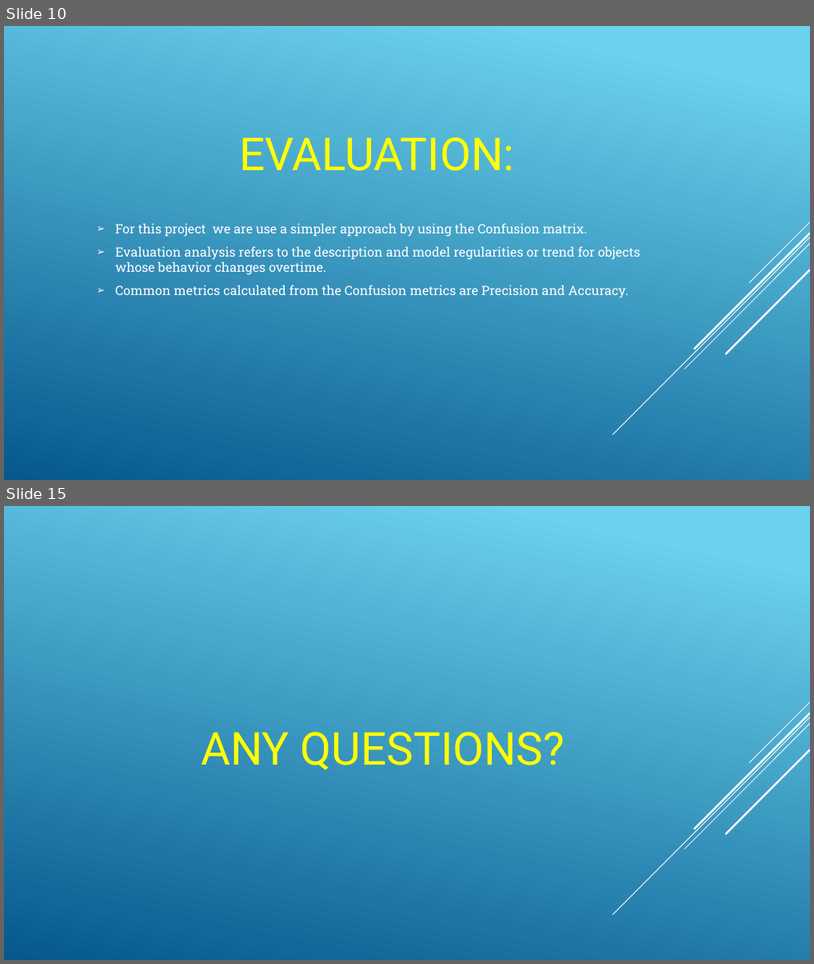
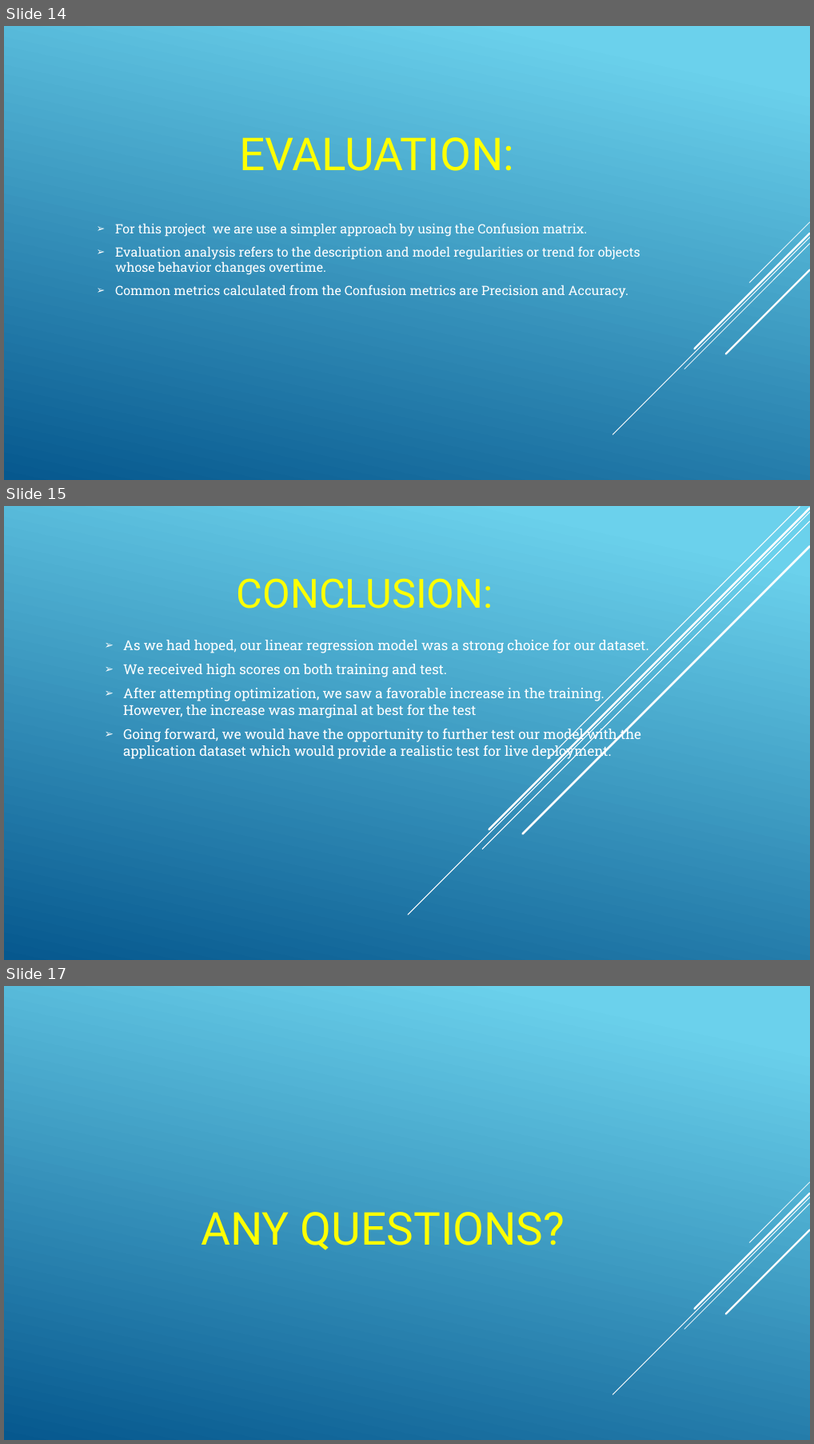
Before and after one commit to rashmirekha27/Loan_Officers, a slide deck: Project4_presentation.pptx. Shown one above the other, each under a label of ours: slides 10 and 15 before the commit, slides 14, 15 and 17 after it; the slides between them are not shown. The pictures are 814x964 and 814x1444 pixels, drawn with LibreOffice and Linux fonts; fonts in the diff are those of the drawing. Boxes give left, top, right and bottom in pixels: in the first picture for what was removed or moved away, otherwise in the second. Text is boxed around its words. In the diff, an @@ line names an element or a change of style, - is before the commit and + after.

```diff
--- a/Project4_presentation.pptx
+++ b/Project4_presentation.pptx
@@ slide 15 added at (4, 506, 810, 960), background gradient #6ED2EB to #06588E @@
@@ line added from (810, 512) to (408, 914), #FFFFFF 1 pt @@
@@ line added from (810, 521) to (482, 849), #FFFFFF 1 pt @@
@@ line added from (810, 508) to (489, 829), #FFFFFF 2.5 pt @@
@@ line added from (800, 507) to (549, 759), #FFFFFF 1 pt @@
@@ line added from (810, 547) to (523, 834), #FFFFFF 2.5 pt @@
@@ title added at (237, 578, 494, 608), 48 pt, text #FFFF00 @@
+CONCLUSION:
@@ text added at (123, 640, 650, 760), 16.3 pt, text #FFFFFF @@
+➢ As we had hoped, our linear regression model was a strong choice for our dataset.
+➢ We received high scores on both training and test.
+➢ After attempting optimization, we saw a favorable increase in the training. However, the increase was marginal at best for the test
+➢ Going forward, we would have the opportunity to further test our model with the application dataset which would provide a realistic test for live deployment.
@@ what was slide 10 is now slide 14 @@
@@ what was slide 15 is now slide 17 @@
```
Also in this commit, not shown: 6 slides changed, 6 other slides added, 5 slides removed, 2 other files.
